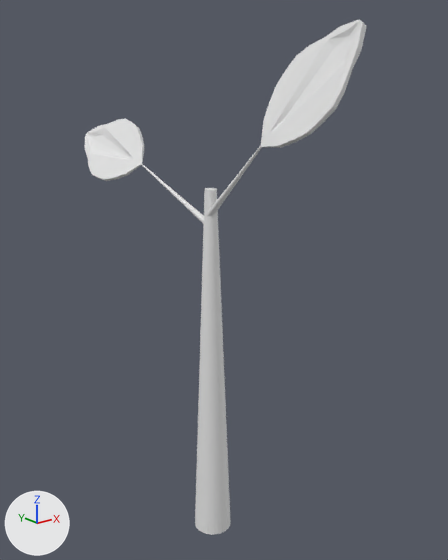
One commit to the Blender file Botanical Provision Mark-2/Assets/Models/lettuce seedling.blend: the scene before it, then after it.
Both versions are drawn from a camera (50 mm lens) standing at (-0.364, -0.479, 0.483) and looking at (0.04, 0.026, 0.281). The axes (+X, +Y, +Z) are drawn at lower left. The lights are the same throughout.
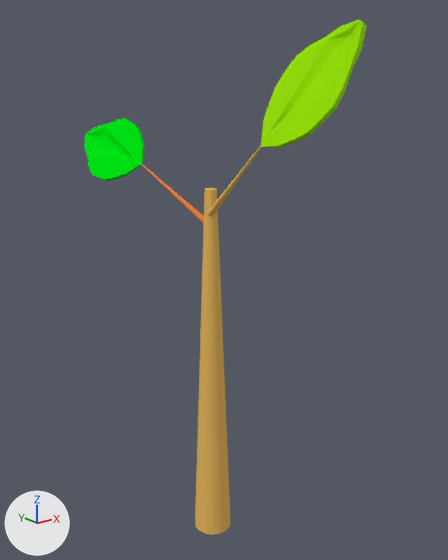
The change, as a diff of the scene's bpy script:
```diff
--- a/Botanical Provision Mark-2/Assets/Models/lettuce seedling.blend.py
+++ b/Botanical Provision Mark-2/Assets/Models/lettuce seedling.blend.py
@@ mat_material @@
+mat_material = diffuse_material('Material')
+mat_material.base_color = (0.325, 0.8, 0.00394)  # green #9ae70d
@@ mat_material_001 @@
+mat_material_001 = diffuse_material('Material.001')
+mat_material_001.base_color = (0.0, 0.8, 0.00732)  # green #00e715
@@ mat_material_003 @@
+mat_material_003 = diffuse_material('Material.003')
+mat_material_003.base_color = (0.8, 0.221, 0.0494)  # orange #e7813f
@@ mat_material_002 @@
+mat_material_002 = diffuse_material('Material.002')
+mat_material_002.base_color = (0.8, 0.483, 0.115)  # orange #e7b95f
@@ me_cylinder @@
 me_cylinder.from_pydata(...)  # 128 vertices, 68 faces; spans x -0.131..0.131, y -0.344..0.091, z -0.193..0.243
+me_cylinder.materials.append(mat_material_002)  # orange #e7b95f
@@ me_cylinder_001 @@
 me_cylinder_001.from_pydata(...)  # 64 vertices, 34 faces; spans x -0.007..0.007, y -0.006..0.006, z -0.117..0.117
+me_cylinder_001.materials.append(mat_material_003)  # orange #e7813f
@@ me_cube_001 @@
 me_cube_001.from_pydata(...)  # 180 vertices, 178 faces; spans x -0.0386..0.0386, y -0.0696..0.055, z -0.0075..0.0045
+me_cube_001.materials.append(mat_material_001)  # green #00e715
@@ me_cube_002 @@
 me_cube_002.from_pydata(...)  # 180 vertices, 178 faces; spans x -0.0386..0.0386, y -0.0696..0.055, z -0.0075..0.0045
+me_cube_002.materials.append(mat_material)  # green #9ae70d
```

What differs and where, as boxes (x1, y1, x2, y2) in the pictures (448 x 560 px):
'Cylinder', recoloured (grey to orange): (195, 145, 262, 535) in both
'Cube.001', recoloured (white to green): (261, 19, 367, 148) in both
'Cube', recoloured (white to green): (85, 118, 144, 181) in both
'Cylinder.001', recoloured (white to orange): (141, 164, 204, 224) in both
